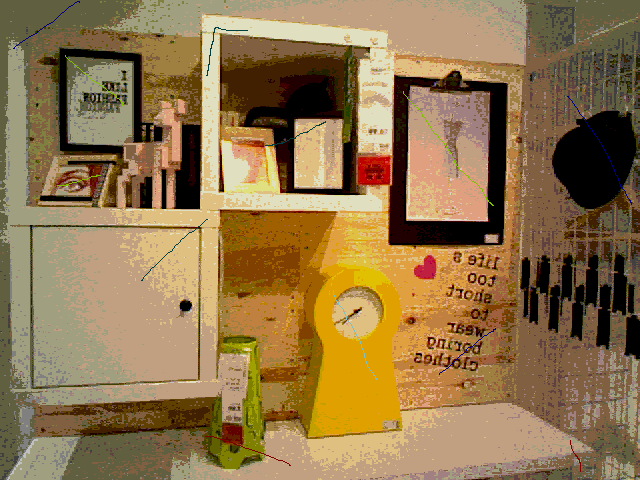
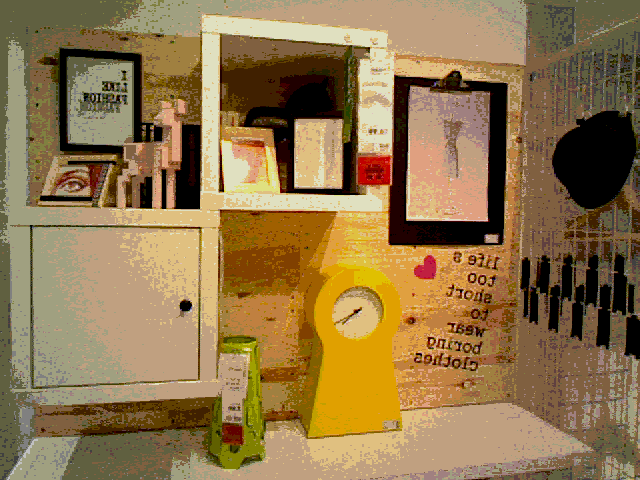
Layer changes from the first 640px x 480px image to the second:
removed layer "Layer #1" over [13, 1, 632, 472]
